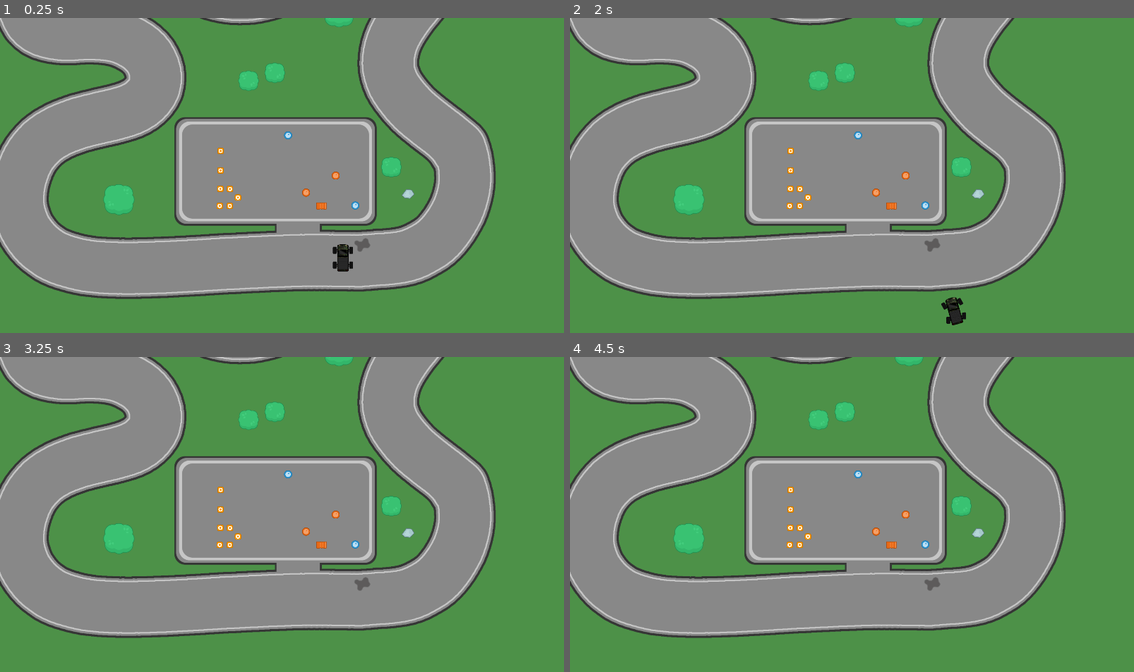
Above: before the commit, frames 1-4 (two rows, left to right).
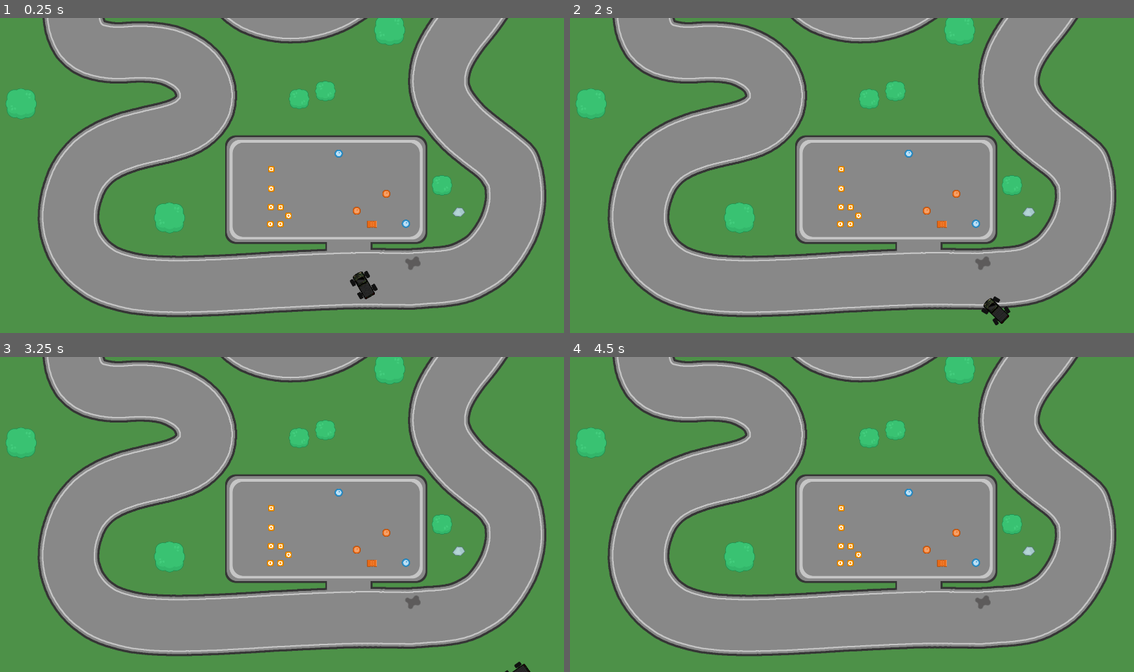
Above: after the commit, the same moments.

Repository: fswienty/godot-wheeled-vehicle-template
Game: Godot game, scene res://World.tscn
Same seed, same stepped clock (60 frames per second), same inputs: the game is played once before the commit and once after it.
Inputs:
- Up to frame 1 (0.25 s): no input
- Up to frame 2 (2 s): tap Enter at 0.5 s; hold D (steer_right) 0.53-1.28 s; hold S (decelerate) 0.53-1.28 s; hold A (steer_left) from 1.28 s (still down); tap S (decelerate) at 1.35 s
- Up to frame 3 (3.25 s): release A (steer_left) at 2.03 s; hold D (steer_right) 2.03-2.78 s; hold S (decelerate) 2.03-2.78 s; tap Space at 2.75 s; hold W (accelerate) from 2.78 s (still down); tap S (decelerate) at 2.85 s
- Up to frame 4 (4.5 s): release W (accelerate) at 3.53 s; hold S (decelerate) 3.53-4.28 s; hold A (steer_left) from 3.53 s (still down); tap S (decelerate) at 4.35 s

The runs differ from the first frame. In frame 1, 51% of the frame differs, in the area x 0-97%, y 0-96%; in frame 2, 51%; in frame 3, 50%; in frame 4, 50%.

Commit message:
Update World.tscn

Diff:
--- a/World.tscn
+++ b/World.tscn
@@ -118,8 +118,7 @@
 texture = ExtResource( 6 )
 
 [node name="Camera2D" type="Camera2D" parent="."]
-position = Vector2( 348.198, 976.049 )
-rotating = true
+position = Vector2( 1.82727, 851.151 )
 current = true
 zoom = Vector2( 2, 2 )
 process_mode = 0
@@ -132,4 +131,5 @@
 drag_margin_bottom = 0.0
 
 [node name="Truck" parent="." instance=ExtResource( 11 )]
-position = Vector2( 765.054, 1539.92 )
+position = Vector2( 560.441, 1602.62 )
+rotation = 5.75958
